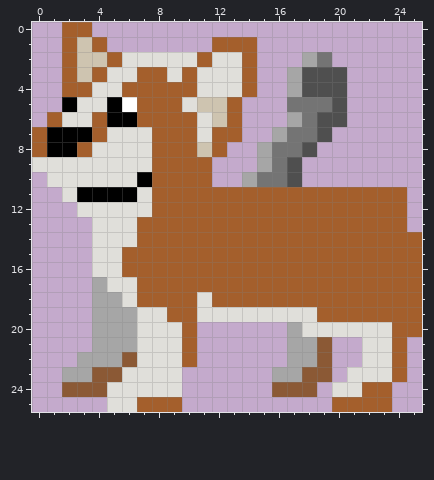
Pixel-art sprite: sprites/corgi.png. Above: the version before the commit.
The file is 26x26 pixels. Colours within 5 levels of each other are drawn and written as one.
After:
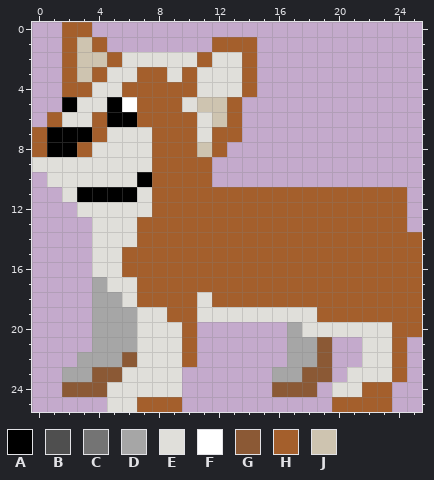
Palette (. is transparent): A #000000  B #4f4f4f  C #747474  D #a6a6a6  E #e0dfda  F #ffffff  G #8b5935  H #a45f2c  J #cec4b0
The edit:
y 2: x 18..19 DC -> ..
y 3..4: x 17..20 DBBB -> ....
y 5: x 17..20 CCCB -> ....
y 6: x 17..20 DCBB -> ....
y 7: x 16..19 DCCB -> ....
y 8: x 15..18 DCCB -> ....
y 9: x 15..17 DCB -> ...
y 10: x 14..17 DCCB -> ....
